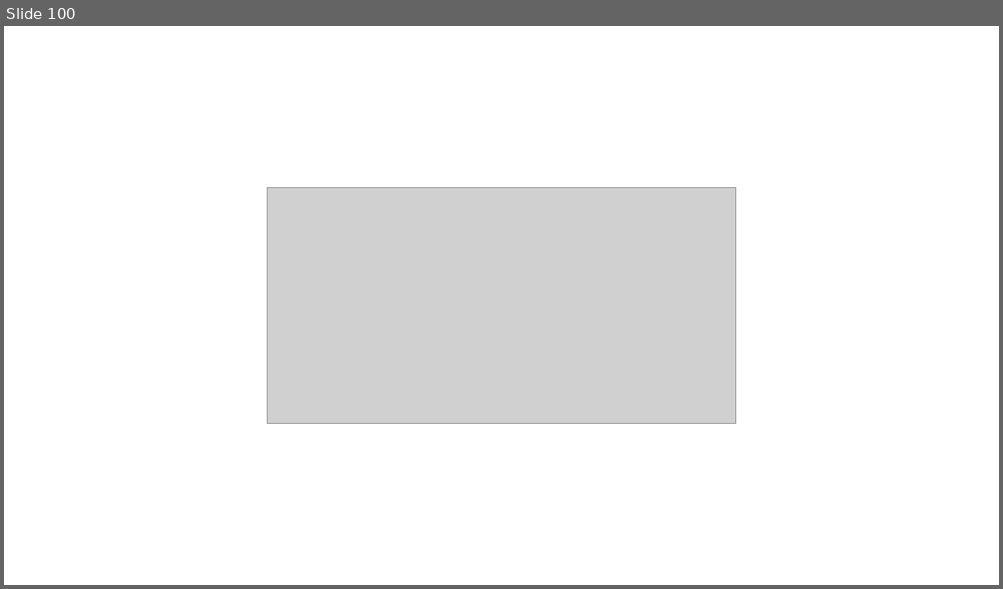
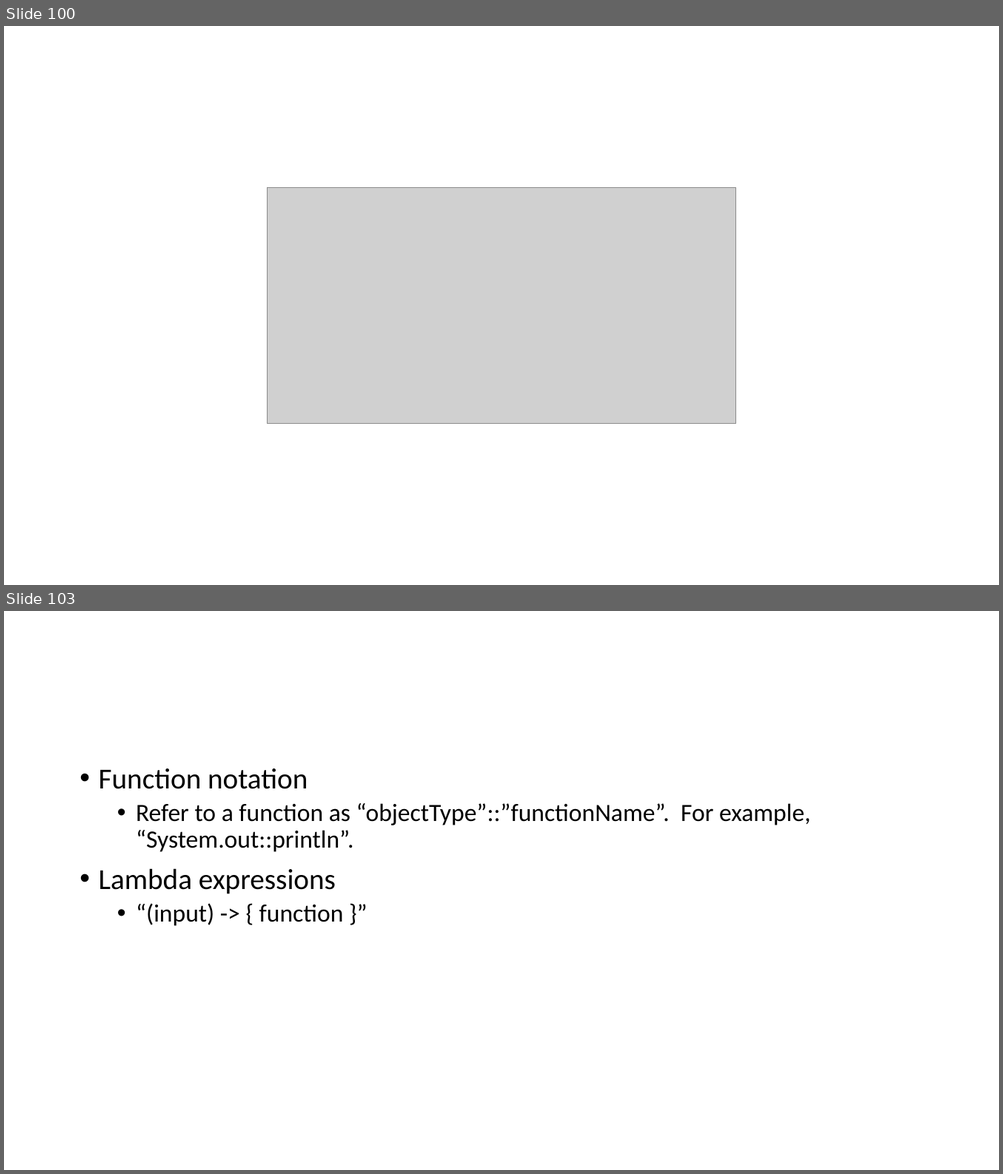
Before and after one commit to skalakm/232, a slide deck: notes.pptx. Shown one above the other, each under a label of ours: slide 100 before the commit, slides 100 and 103 after it; the slides between them are not shown. The pictures are 1003x589 and 1003x1174 pixels, drawn with LibreOffice and Linux fonts; fonts in the diff are those of the drawing; grey boxes stand for pictures. Boxes give left, top, right and bottom in pixels: in the first picture for what was removed or moved away, otherwise in the second. Text is boxed around its words. In the diff, an @@ line names an element or a change of style, - is before the commit and + after.

```diff
--- a/notes.pptx
+++ b/notes.pptx
@@ slide 103 added at [4, 611, 999, 1170], background #FFFFFF @@
@@ text added at [99, 769, 810, 926], 24 pt, text #000000 @@
+• Function notation
+  • Refer to a function as “objectType”::”functionName”. For example, “System.out::println”.
+• Lambda expressions
+  • “(input) -> { function }”
```
Also in this commit, not shown: 4 other slides added.
